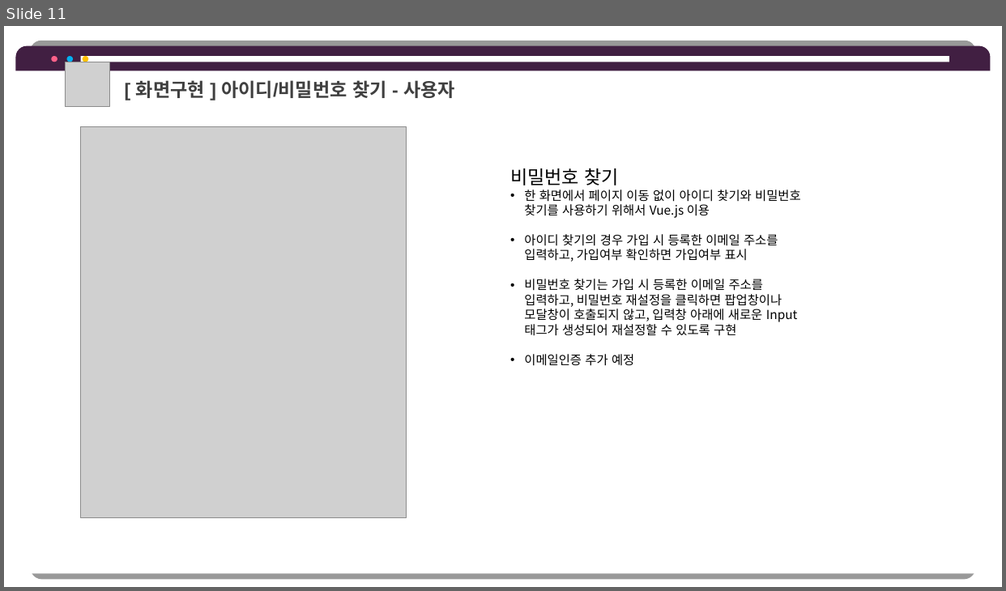
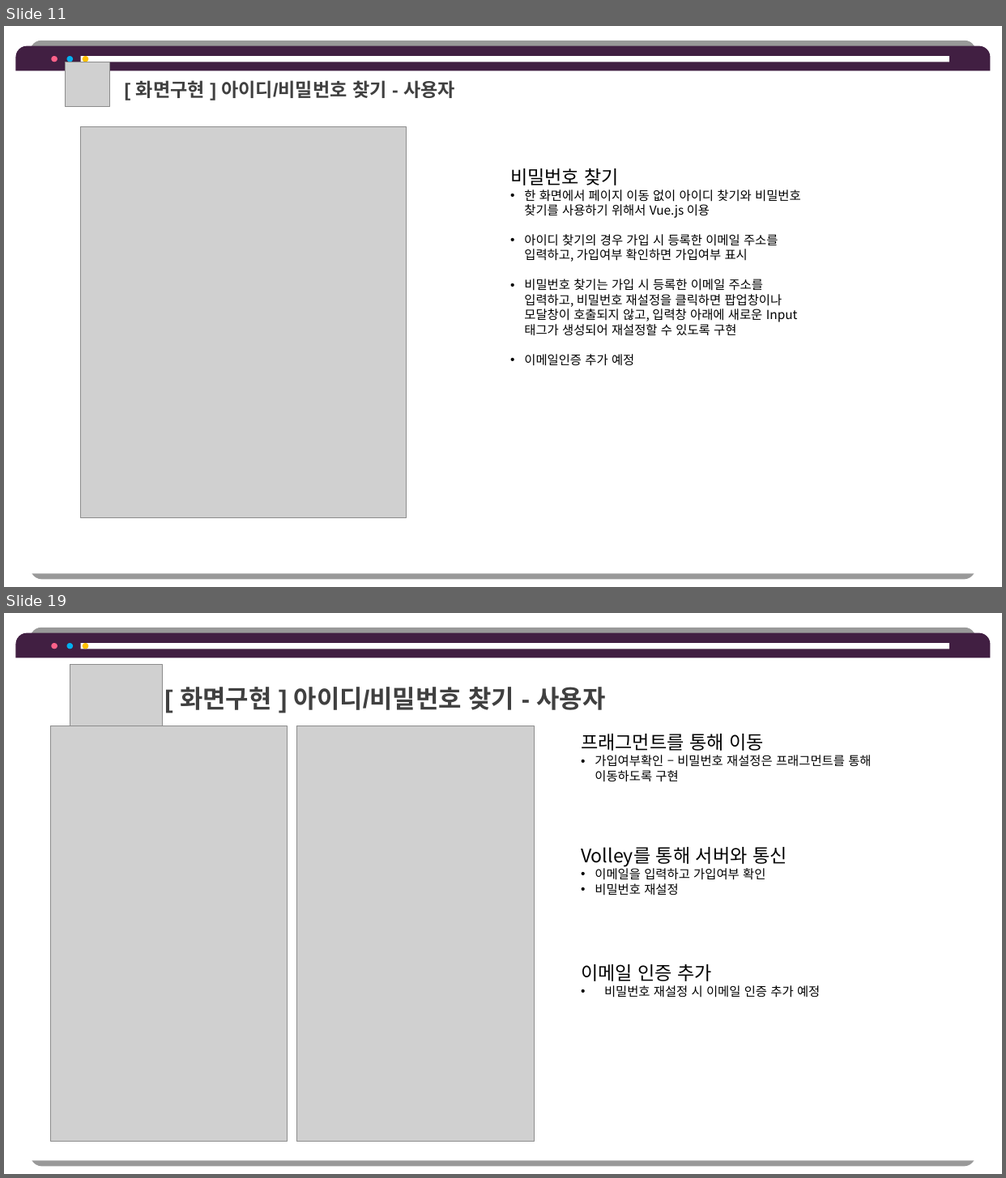
Before and after one commit to hhsw07/ezen-academy-projects, a slide deck: 0 발표용 파워포인트/0522 3차발표/0522 project06 - 파워포인트 - 형준.pptx. Shown one above the other, each under a label of ours: slide 11 before the commit, slides 11 and 19 after it; the slides between them are not shown. The pictures are 1006x591 and 1006x1178 pixels, drawn with LibreOffice and Linux fonts; fonts in the diff are those of the drawing; grey boxes stand for pictures. Boxes give left, top, right and bottom in pixels: in the first picture for what was removed or moved away, otherwise in the second. Text is boxed around its words. In the diff, an @@ line names an element or a change of style, - is before the commit and + after.

```diff
--- a/0 발표용 파워포인트/0522 3차발표/0522 project06 - 파워포인트 - 형준.pptx
+++ b/0 발표용 파워포인트/0522 3차발표/0522 project06 - 파워포인트 - 형준.pptx
@@ slide 19 added at [4,613,1002,1174], background #FFFFFF @@
@@ round same rect added at [16,633,991,658], fill #411F42 @@
@@ round same rect added at [16,658,991,1161], fill #FFFFFF @@
@@ ellipse added at [51,643,57,649], fill #FF6189 @@
@@ ellipse added at [67,643,73,649], fill #00B0F0 @@
@@ rectangle added at [80,643,949,649], fill #FFFFFF @@
@@ ellipse added at [83,643,88,649], fill #FFC000 @@
@@ picture added at [70,664,162,726] @@
@@ text added at [180,687,606,710], 24 pt, text #404040, bold @@
+[ 화면구현 ] 아이디/비밀번호 찾기 - 사용자
@@ picture added at [50,726,287,1142] @@
@@ picture added at [296,726,534,1142] @@
@@ text added at [581,734,871,782], 12 pt, text #000000 @@
+프래그먼트를 통해 이동
+• 가입여부확인 – 비밀번호 재설정은 프래그먼트를 통해 이동하도록 구현
@@ text added at [581,847,787,896], 12 pt, text #000000 @@
+Volley를 통해 서버와 통신
+• 이메일을 입력하고 가입여부 확인
+• 비밀번호 재설정
@@ text added at [581,965,820,998], 12 pt, text #000000 @@
+이메일 인증 추가
+• 비밀번호 재설정 시 이메일 인증 추가 예정
```
Also in this commit, not shown: 7 other slides added, 1 other file.
